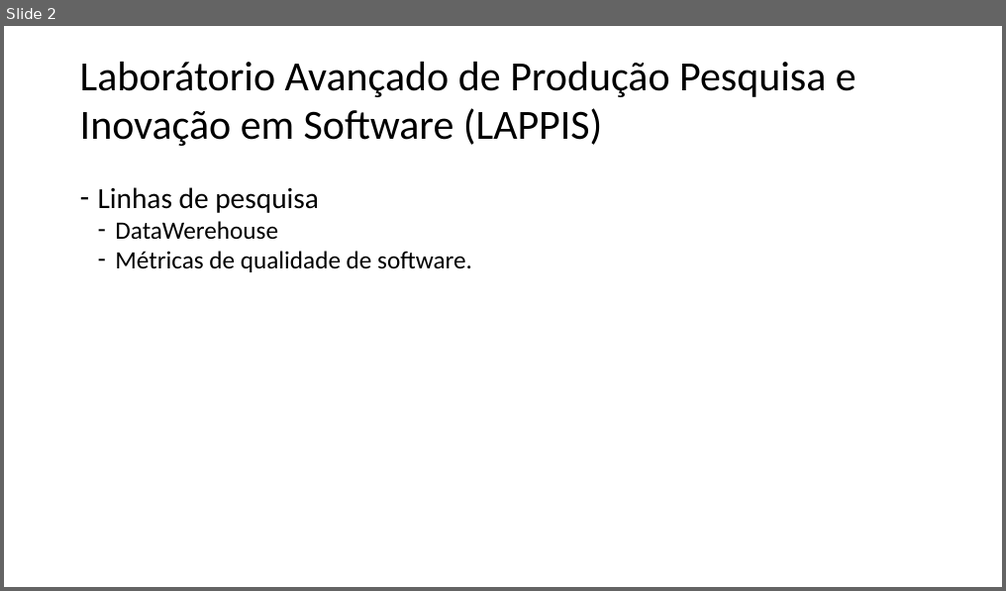
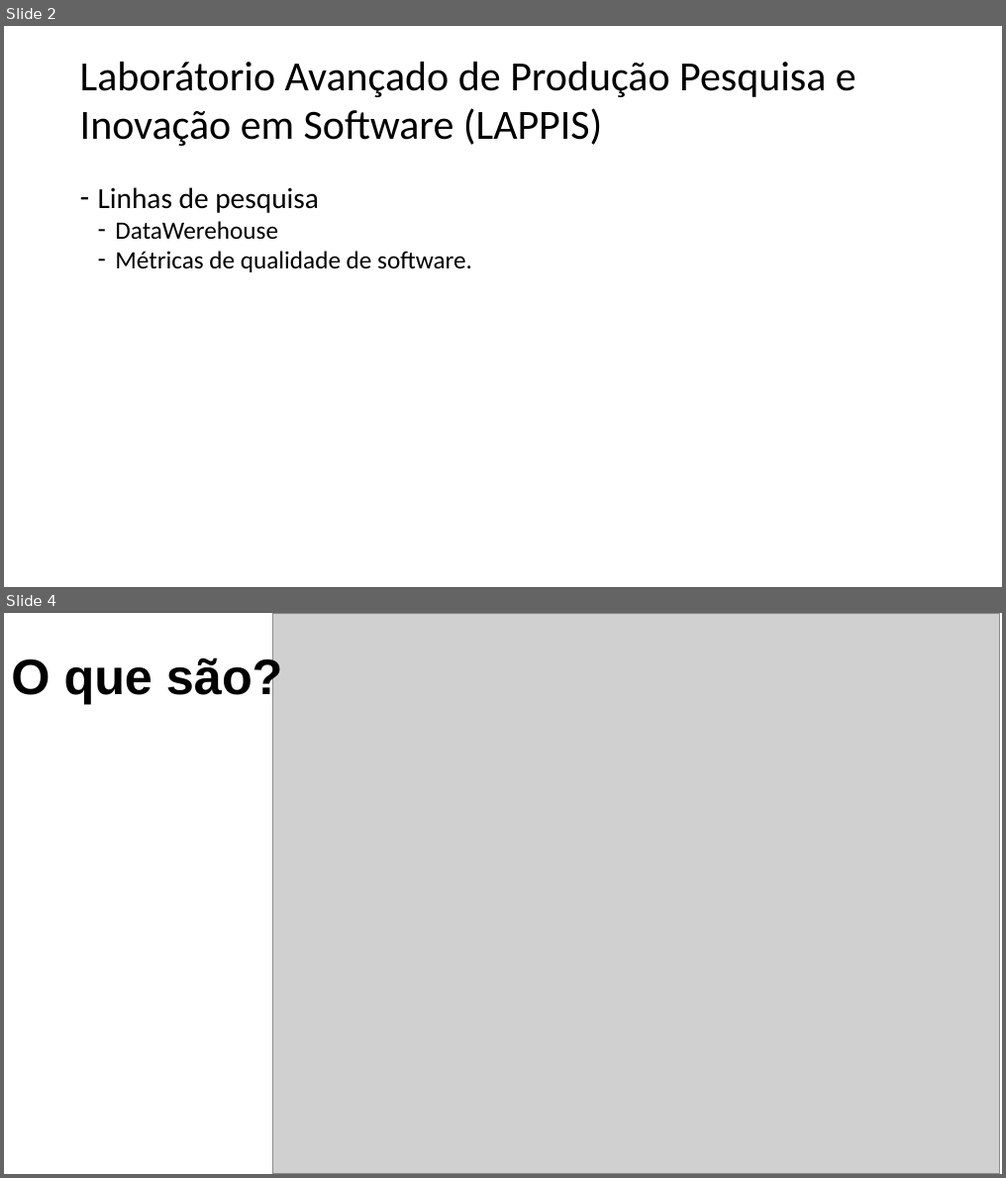
Before and after one commit to gutorc92/apresentacaoTCU, a slide deck: apresentacao.pptx. Shown one above the other, each under a label of ours: slide 2 before the commit, slides 2 and 4 after it; the slides between them are not shown. The pictures are 1006x591 and 1006x1178 pixels, drawn with LibreOffice and Linux fonts; fonts in the diff are those of the drawing; grey boxes stand for pictures. Boxes give left, top, right and bottom in pixels: in the first picture for what was removed or moved away, otherwise in the second. Text is boxed around its words. In the diff, an @@ line names an element or a change of style, - is before the commit and + after.

```diff
--- a/apresentacao.pptx
+++ b/apresentacao.pptx
@@ slide 4 added at bbox=[4, 613, 1002, 1174], background #FFFFFF @@
@@ picture added at bbox=[272, 613, 1000, 1174] @@
@@ text added at bbox=[11, 655, 283, 704], 48 pt, text #000000, bold @@
+O que são?
```
Also in this commit, not shown: 2 slides changed, 6 other slides added, 2 slides removed, 2 other files.
